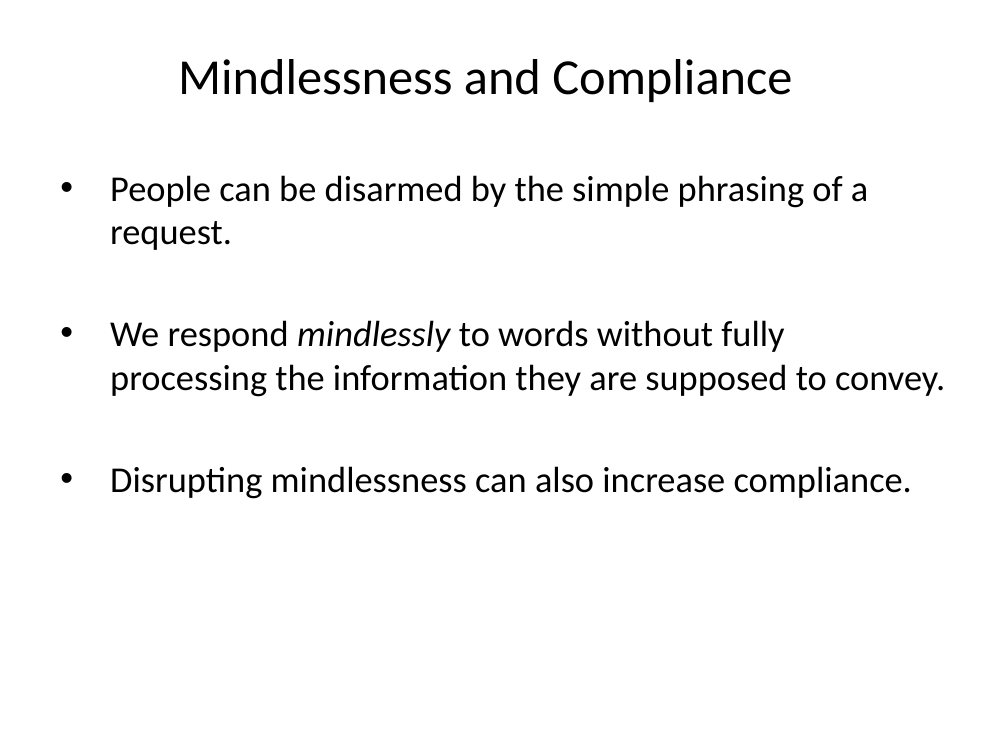
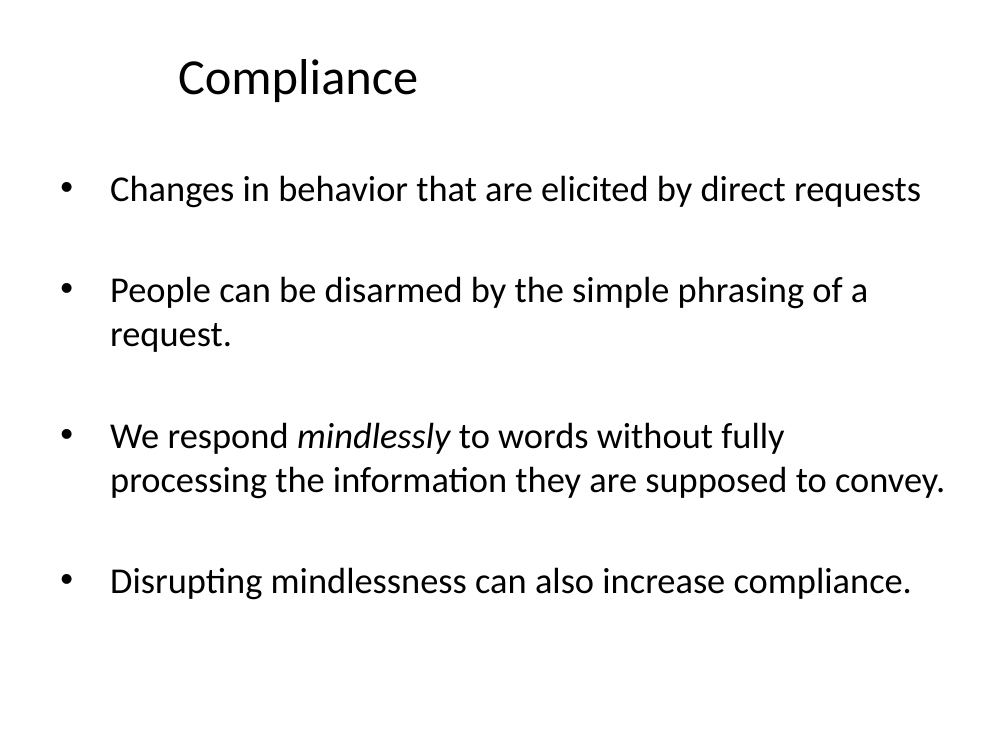
Before and after one commit to npm27/Teaching-Materials, a slide deck: slide 19 of Social Psych/Slides/8 Conformity.pptx (slide 20 before the commit). Drawn at 1008x756 pixels with LibreOffice and Linux fonts; fonts in the diff are those of the drawing. Boxes give left, top, right and bottom in pixels: in the first picture for what was removed or moved away, otherwise in the second. Text is boxed around its words. In the diff, an @@ line names an element or a change of style, - is before the commit and + after.

```diff
--- a/Social Psych/Slides/8 Conformity.pptx
+++ b/Social Psych/Slides/8 Conformity.pptx
@@ title at [178, 59, 418, 102]: text changed @@
-Mindlessness and Compliance
+Compliance
@@ text at [110, 175, 921, 208]: paragraph added @@
+• Changes in behavior that are elicited by direct requests
```
Also in this commit, not shown: 5 other slides changed, 1 slide added, 5 slides removed, 1 other file.
